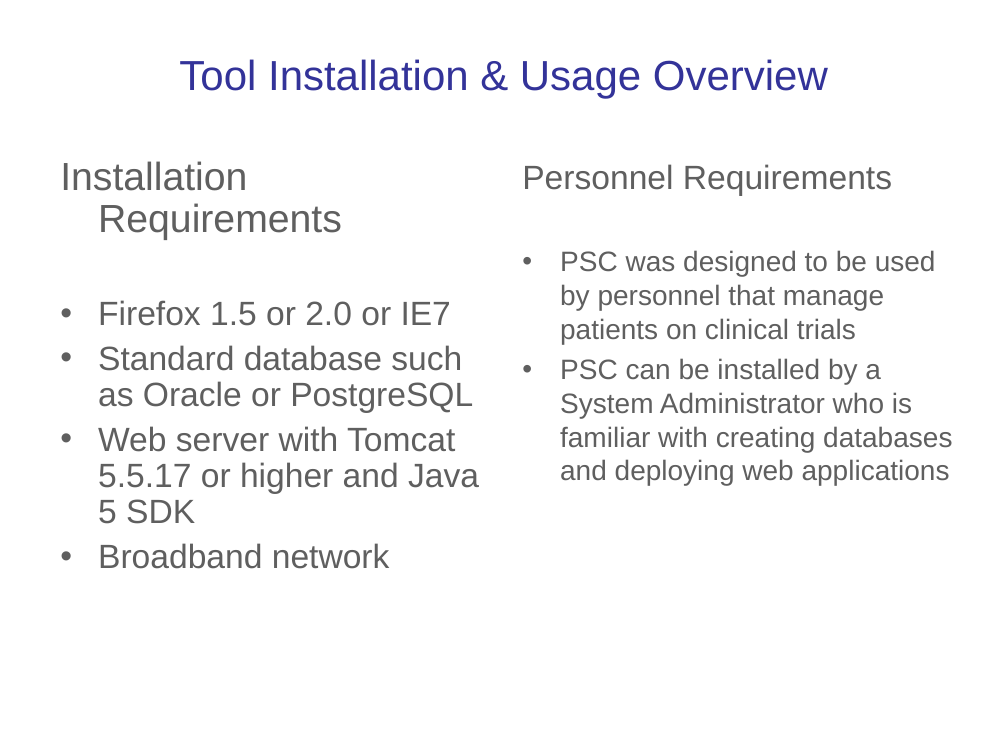
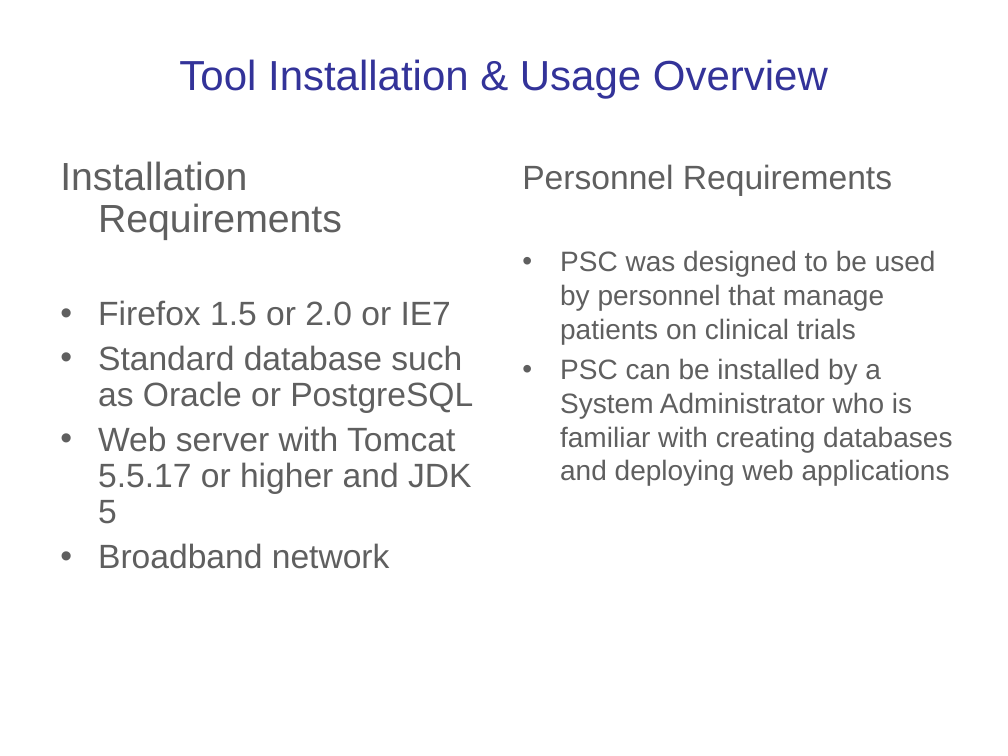
Before and after one commit to NCIP/psc-docs, a slide deck: slide 4 of deliverables/trunk/studycalendar/PhaseII/Transition/Training/PSC-ToolOverview.ppt. Drawn at 1008x756 pixels with LibreOffice and Linux fonts; fonts in the diff are those of the drawing; background and template pictures are left out. Boxes give left, top, right and bottom in pixels: in the first picture for what was removed or moved away, otherwise in the second. Text is boxed around its words. In the diff, an @@ line names an element or a change of style, - is before the commit and + after.

Commit message:
update requirements

```diff
--- a/deliverables/trunk/studycalendar/PhaseII/Transition/Training/PSC-ToolOverview.ppt
+++ b/deliverables/trunk/studycalendar/PhaseII/Transition/Training/PSC-ToolOverview.ppt
@@ text at [98, 426, 471, 524]: text changed @@
-• Web server with Tomcat 5.5.17 or higher and Java 5 SDK
+• Web server with Tomcat 5.5.17 or higher and JDK 5
```
